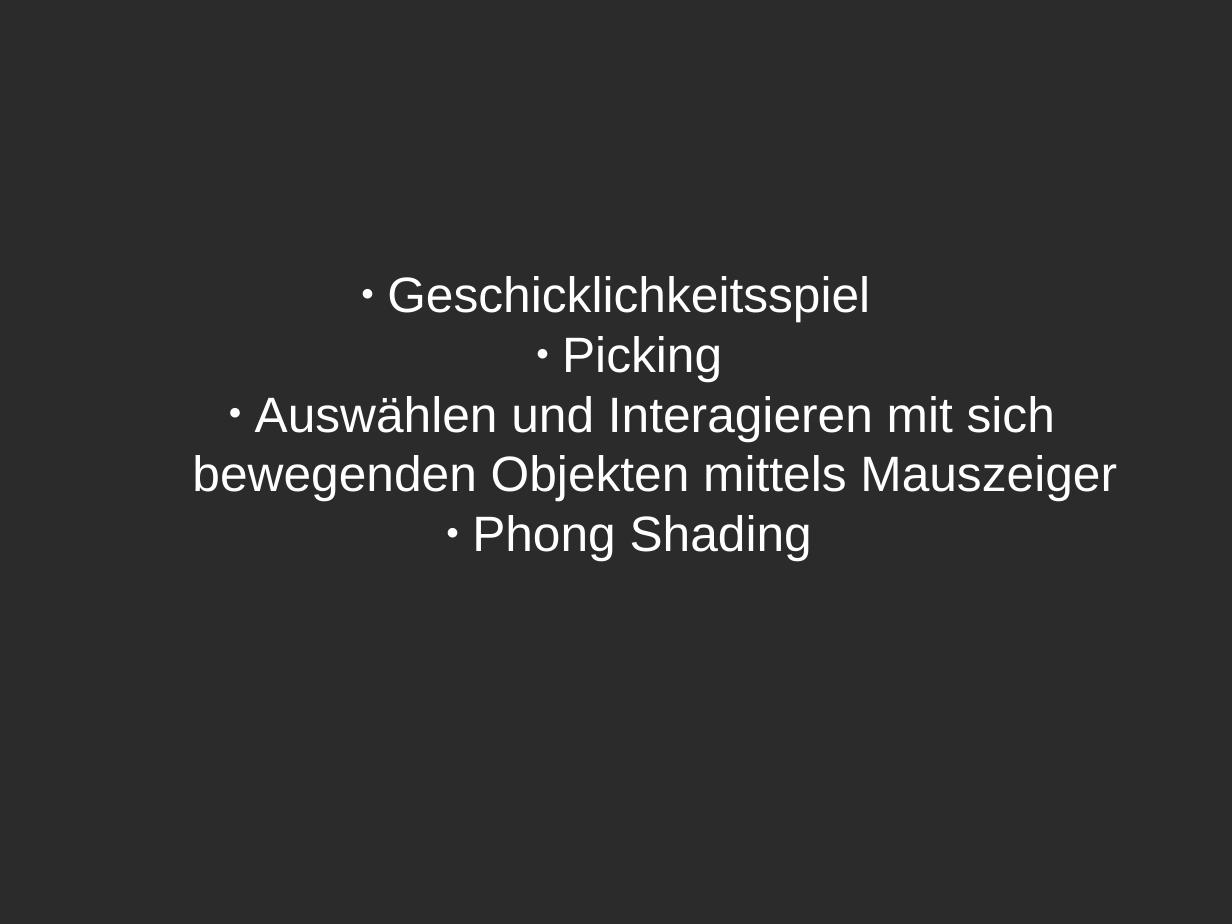
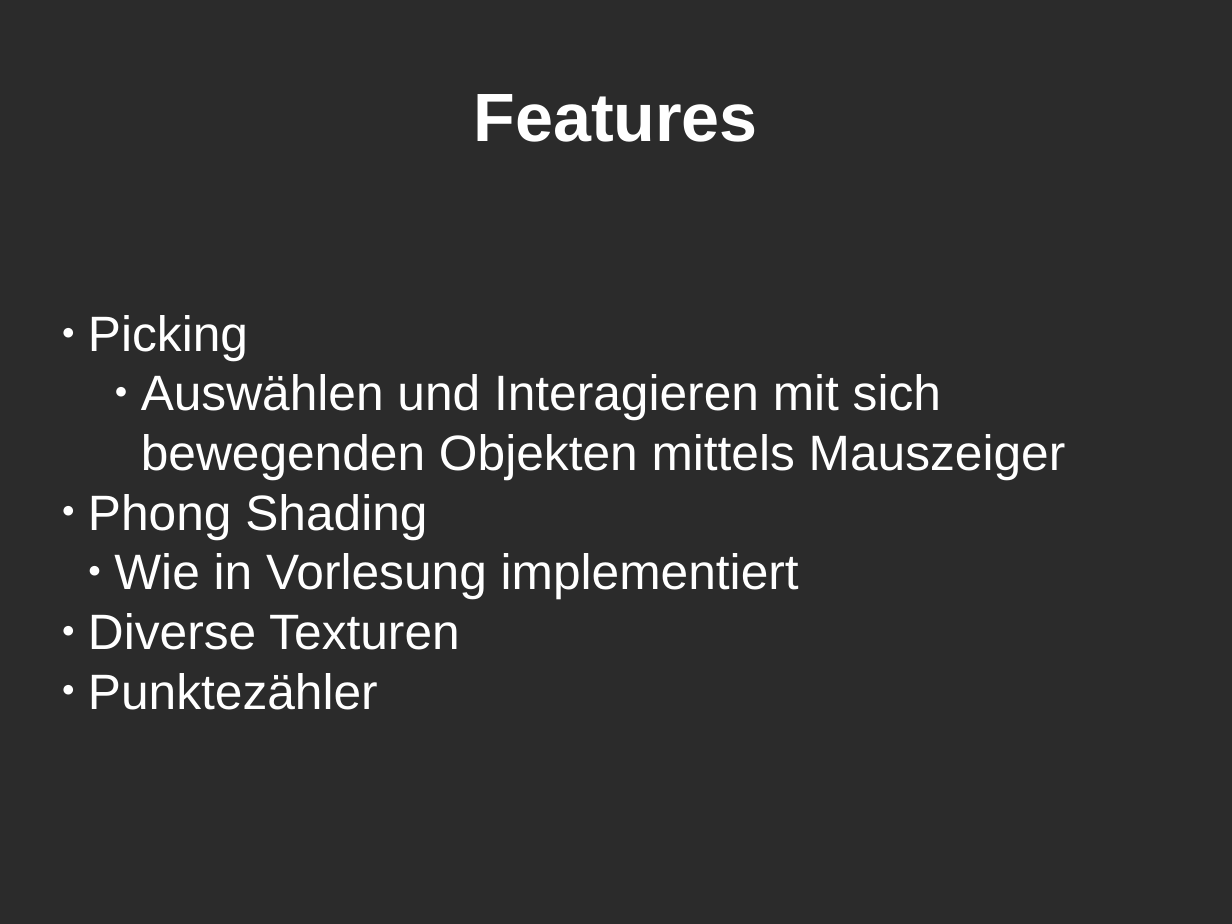
Before and after one commit to mgla/cg-projekt0910, a slide deck: slide 2 of präsentation/Folien.odp. Drawn at 1232x924 pixels with LibreOffice and Linux fonts; fonts in the diff are those of the drawing; background and template pictures are left out; a plain dark background stands for a picture behind light text. Boxes give left, top, right and bottom in pixels: in the first picture for what was removed or moved away, otherwise in the second. Text is boxed around its words. In the diff, an @@ line names an element or a change of style, - is before the commit and + after.

```diff
--- a/präsentation/Folien.odp
+++ b/präsentation/Folien.odp
@@ title added at [473, 94, 757, 142], 44 pt, text #FFFFFF, bold @@
+Features
@@ text "Picking": place and size @@
-text "Picking" at [192, 276, 1117, 560]
+text "Picking" at [88, 315, 1066, 710]
@@ text "Picking" at [88, 315, 1066, 710]: vertical alignment middle to top @@
@@ text at [387, 276, 870, 322]: paragraph removed @@
-● Geschicklichkeitsspiel
@@ text at [88, 315, 1066, 539]: alignment centre to left; list level 2 to 1 in "Picking"; list level 2 to 1 in "Phong Shading" @@
@@ text at [88, 553, 799, 710]: paragraphs added @@
+  ● Wie in Vorlesung implementiert
+● Diverse Texturen
+● Punktezähler
```
Also in this commit, not shown: 1 other slide changed, 3 slides added, 1 slide removed, 2 other files.
